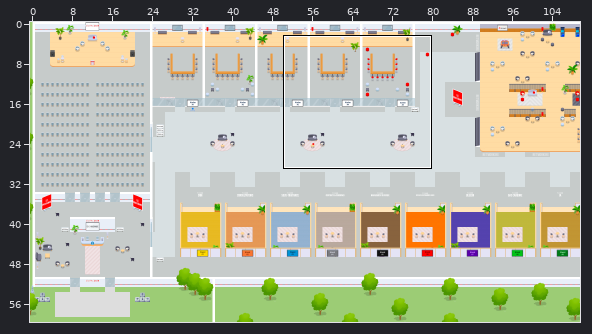
Level history. Tiled map (JSON): map.tmj. The picture above shows the old version from afar; the outline marks the close-up.
Close-up. The starting point:
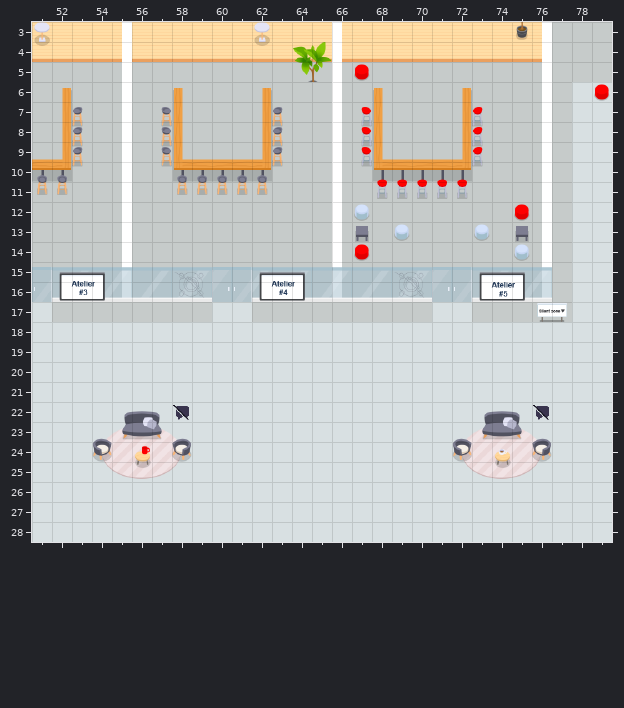
Cells are 32x32 px. Shown: x 51..79, y 3..28. The commit also changed other parts of the map, which this record leaves out. Tiles whose own drawing changed are shown in their newer look in all pictures.
Now the later version:
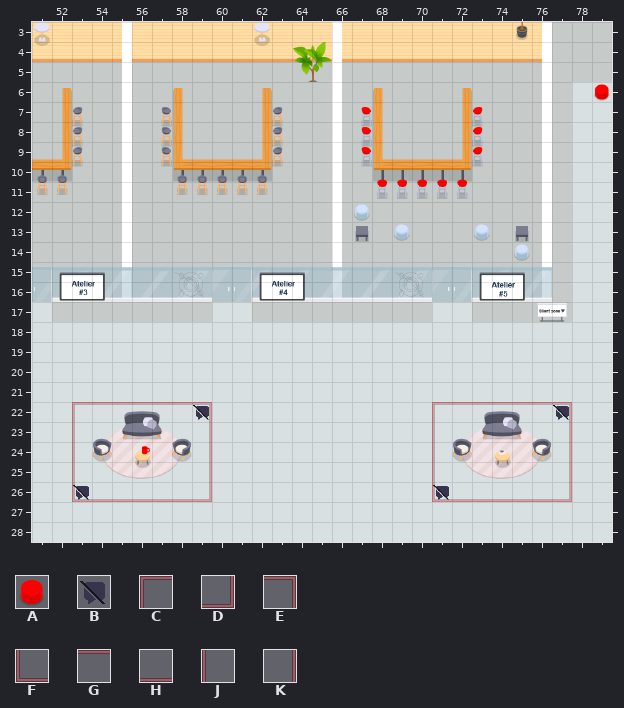
Key: from "Flat_Office": A 711; from "WA_User_Interface": B 26, C 252, D 252 turned 180, E 253, F 253 turned 180, G 256, H 256 turned 180, J 258, K 258 flipped left-right.
_ is an empty cell.
Change:
Layer "floor/floor2":
Tile C is added in row 22 at x 53 and 71.
Tile D is added in row 26 at x 59 and 77.
Tile E is added in row 22 at x 59 and 77.
Tile F is added in row 26 at x 53 and 71.
Tile G is added in row 22 at x 54 to 58 and 72 to 76.
Tile H is added in row 26 at x 54 to 58 and 72 to 76.
Tile J is added in rows 23 to 25 at x 53 and 71.
Tile K is added in rows 23 to 25 at x 59 and 77.
Layer "walls/walls1":
Tile B is added in row 22 at x 59 and 77; in row 26 at x 53 and 71.
Tile B is gone in row 22 at x 58 and 76.
Layer "furniture/furniture2":
Tile A is gone in row 5 at x 67; in row 12 at x 75; in row 14 at x 67.
Boxes around the changes in both close-ups, in picture pixels (x1, y1, x2, y2):
removed: (354, 64, 370, 81)
removed: (514, 204, 530, 221)
removed: (354, 244, 370, 261)
changed: (72, 402, 212, 502)
changed: (432, 402, 572, 502)
